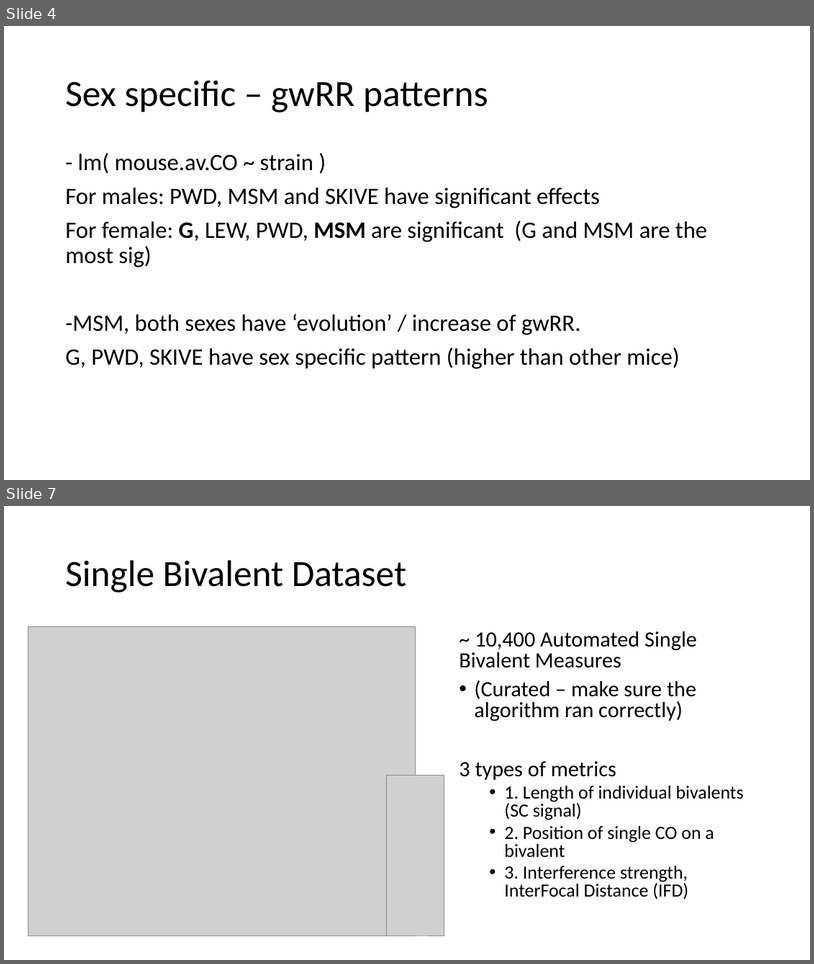
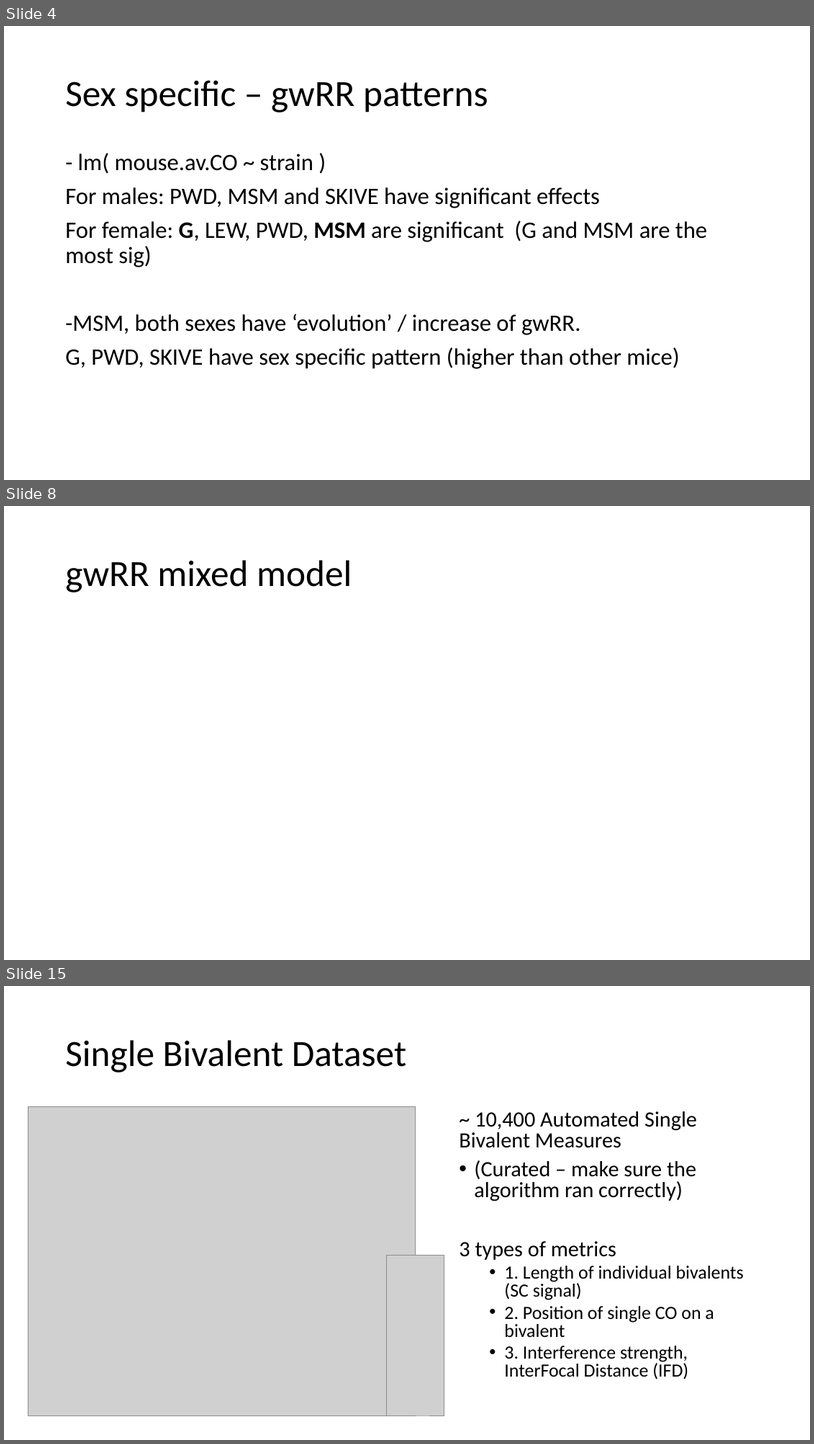
Before and after one commit to petersoapes/MLH1repo, a slide deck: AP_labMeeting_2.12.20.pptx. Shown one above the other, each under a label of ours: slides 4 and 7 before the commit, slides 4, 8 and 15 after it; the slides between them are not shown. The pictures are 814x964 and 814x1444 pixels, drawn with LibreOffice and Linux fonts; fonts in the diff are those of the drawing; grey boxes stand for pictures. Boxes give left, top, right and bottom in pixels: in the first picture for what was removed or moved away, otherwise in the second. Text is boxed around its words. In the diff, an @@ line names an element or a change of style, - is before the commit and + after.

```diff
--- a/AP_labMeeting_2.12.20.pptx
+++ b/AP_labMeeting_2.12.20.pptx
@@ slide 8 added at [4, 506, 810, 960], background #FFFFFF @@
@@ title added at [65, 560, 352, 592], 44 pt, text #000000 @@
+gwRR mixed model
@@ what was slide 7 is now slide 15 @@
```
Also in this commit, not shown: 1 slide changed, 8 other slides added, 1 slide removed, 1 other file.
